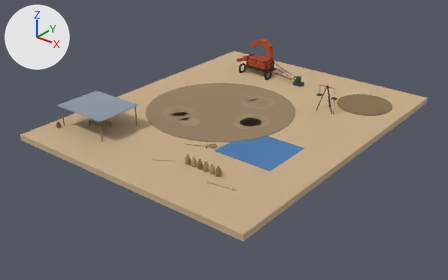
One commit to the glTF model public/assets/models/khalihan_v2.glb: the scene before it, then after it.
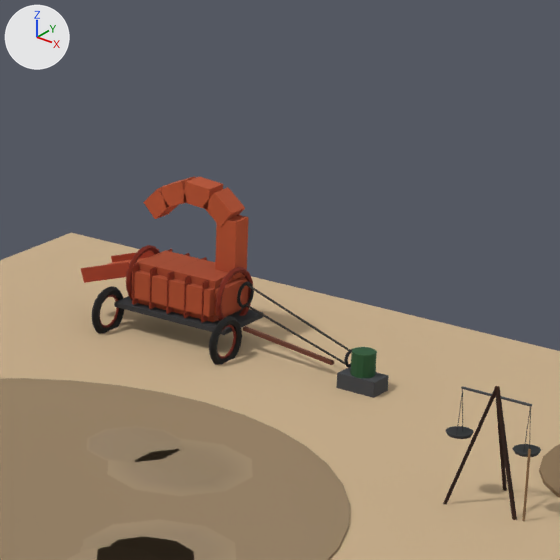
Each version appears first whole from a camera (50 mm lens) standing at (31.9, -41.8, 22.9) and looking at (0.0, -2.0, -1.7), and next in a close-up on the part from 49% to 76% of the width and 0% to 44% of the height. Lighting does not change. The marker at upper left points along +X, +Y and +Z. The older version's two pictures come first. Where no turn or scale is listed for an object, it has been applied to the vertices. Vertices at exactly the same position are counted once.

Names of what the first close-up shows: 'hb_main', 'hb_metal', 'hb_props'.
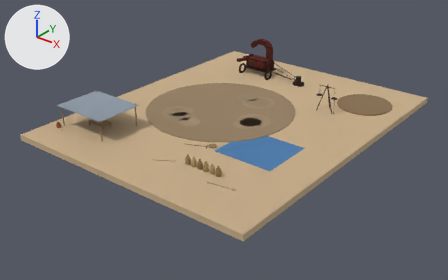
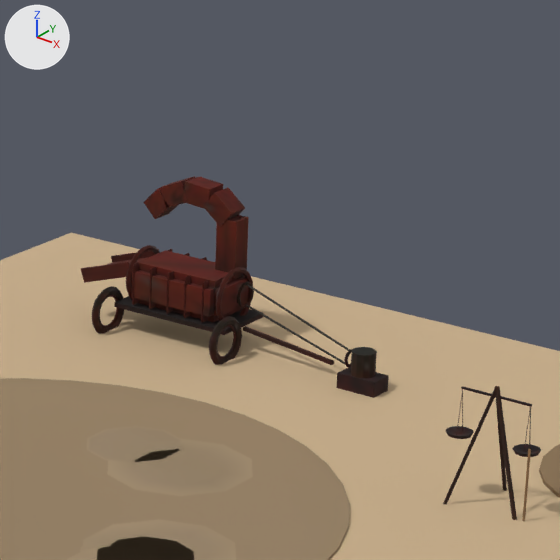
Patch to the scene script:
```diff
--- a/public/assets/models/khalihan_v2.glb.py
+++ b/public/assets/models/khalihan_v2.glb.py
@@ me_chassis @@
 # used by ob_hb_metal; location = (-1.54, -0.47, 1.8)
-me_chassis.from_pydata(...)  # 1168 vertices, 2220 faces; spans x -8.4..8.4, y -11.8..11.8, z -1.9..1.9
+me_chassis.from_pydata(...)  # 3186 vertices, 6276 faces; spans x -8.4..8.4, y -11.8..11.8, z -1.9..1.9
+# me_chassis part 1: 5 vertices moved within x -5.1..-3.5, y 10.2..11.8, z -1.1..-0.4; 1 vertex removed from x 1.4, y 10.7, z -1.1; 1929 vertices added at x -6.2..2.2, y 10.2..11.8, z -1.8..1.9
+# me_chassis part 2: 1 vertex removed from x 6.9, y 6.5, z -0.4; 91 vertices added at x 6.5..8.1, y 6.4..6.5, z -0.4..0.6
+# me_chassis part 3: 1479 kept faces spanning x -8.4..8.4, y -11.8..11.8, z -1.9..0.6 get new vertex colours
 me_chassis.materials.append(mat_hb_metal)
```

What differs and where, as boxes [x1, y1, x2, y2] in the close-ups (560 x 560 px):
part 1 of me_chassis, reshaped
    before: [84, 262, 259, 330]
    after: [81, 176, 389, 397]
part 2 of me_chassis, reshaped
    before: [466, 432, 474, 437]
    after: [460, 386, 532, 450]
part 3 of me_chassis, recoloured
    both: [92, 245, 541, 457]
